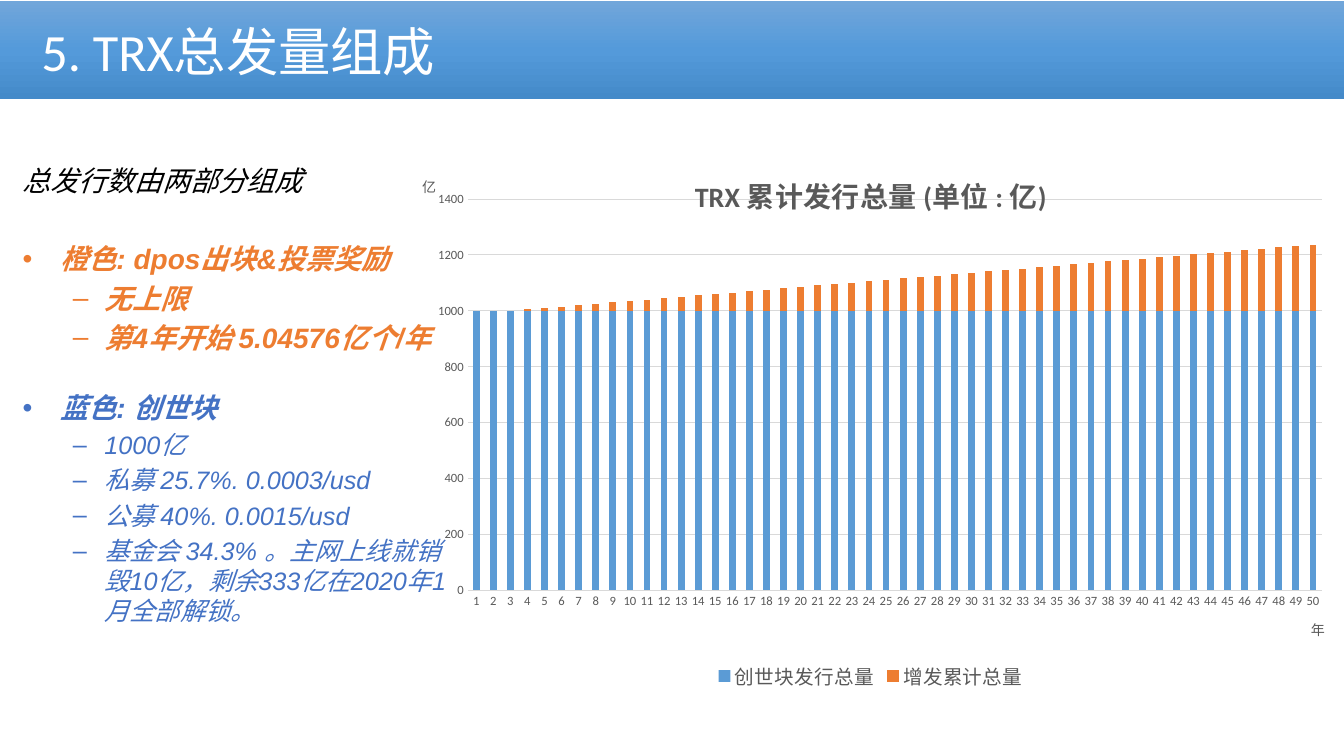
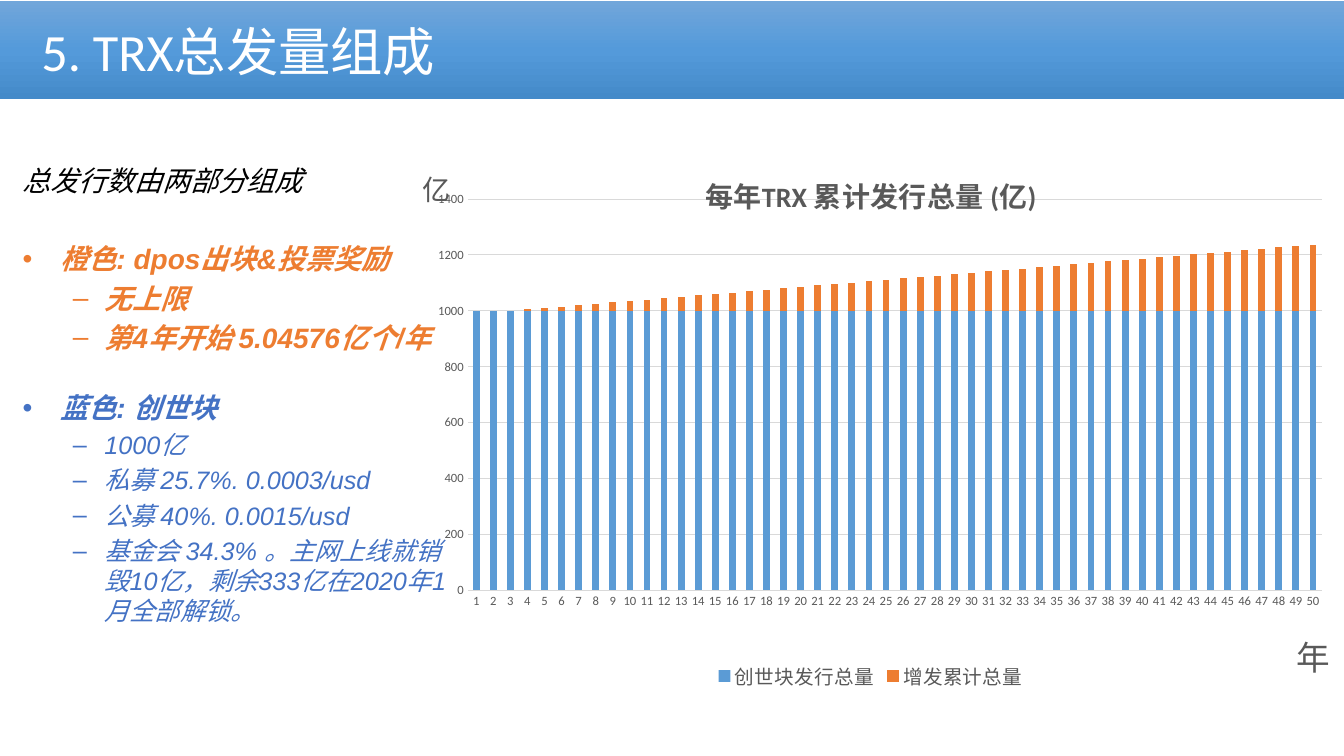
Before and after one commit to cmdpos/gaia, a slide deck: slide 9 of ppt/coins.pptx. Drawn at 1344x756 pixels with LibreOffice and Linux fonts; fonts in the diff are those of the drawing; background and template pictures are left out. Boxes give left, top, right and bottom in pixels: in the first picture for what was removed or moved away, otherwise in the second. Text is boxed around its words. In the diff, an @@ line names an element or a change of style, - is before the commit and + after.

```diff
--- a/ppt/coins.pptx
+++ b/ppt/coins.pptx
@@ column stacked chart at [397, 154, 1344, 695] @@
@@ title "TRX 累计发行总量 (单位 : 亿)" to "每年TRX 累计发行总量 (亿)" @@
```
Also in this commit, not shown: 5 other slides changed, 1 other file.
